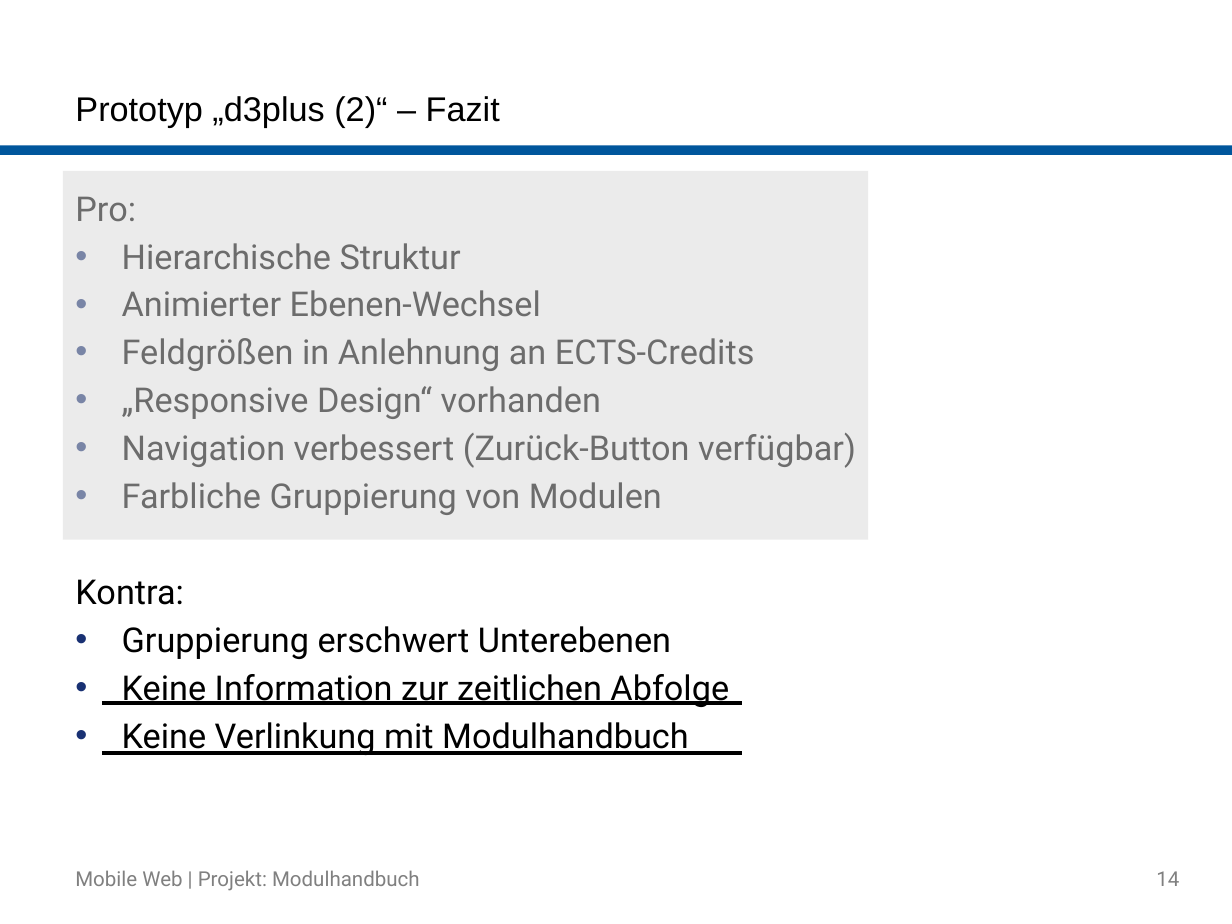
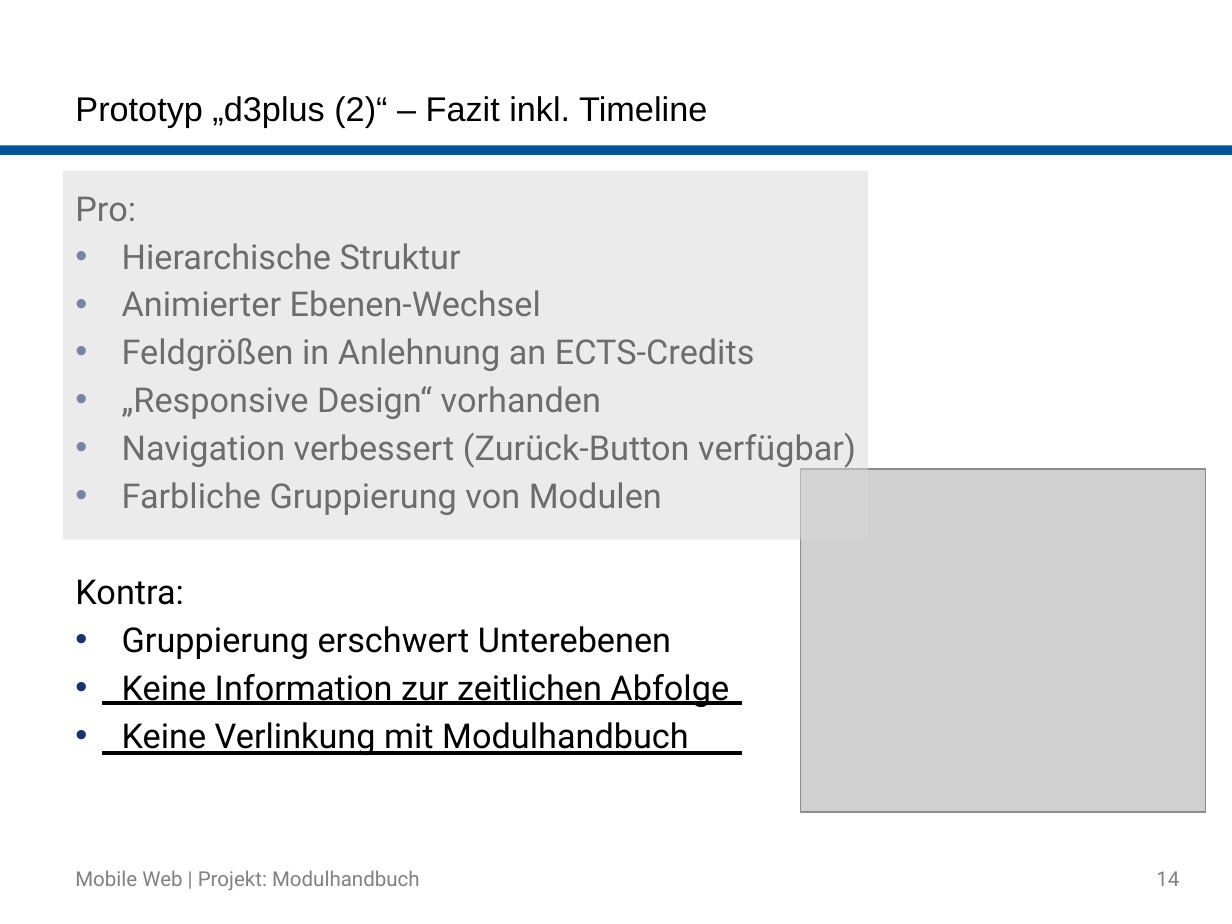
Before and after one commit to buk/mobile-web-modulhandbuch, a slide deck: slide 14 of presentation/2015-07-09_Mobile-Web_Gruppe-Modulhandbuch.pptx. Drawn at 1232x924 pixels with LibreOffice and Linux fonts; fonts in the diff are those of the drawing; grey boxes stand for pictures; background and template pictures are left out. Boxes give left, top, right and bottom in pixels: in the first picture for what was removed or moved away, otherwise in the second. Text is boxed around its words. In the diff, an @@ line names an element or a change of style, - is before the commit and + after.

```diff
--- a/presentation/2015-07-09_Mobile-Web_Gruppe-Modulhandbuch.pptx
+++ b/presentation/2015-07-09_Mobile-Web_Gruppe-Modulhandbuch.pptx
@@ title at [75,96,707,127]: text changed @@
-Prototyp „d3plus (2)“ – Fazit
+Prototyp „d3plus (2)“ – Fazit inkl. Timeline
@@ picture added at [801,469,1206,812] @@
```
Also in this commit, not shown: 5 other slides changed, 1 slide added.
